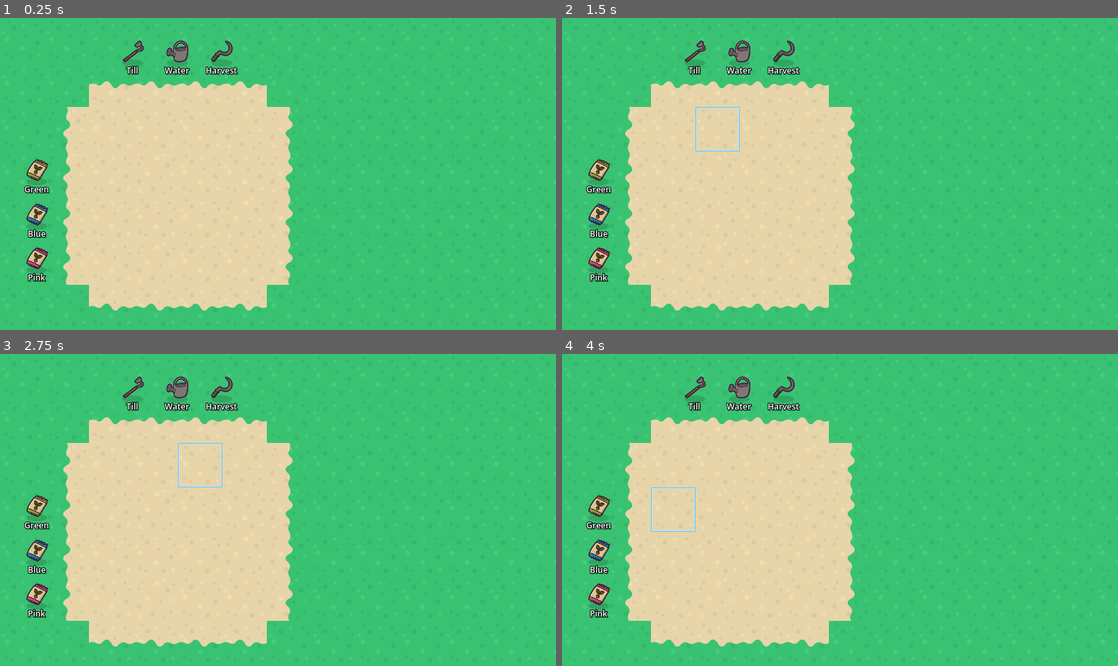
Above: before the commit, frames 1-4 (two rows, left to right).
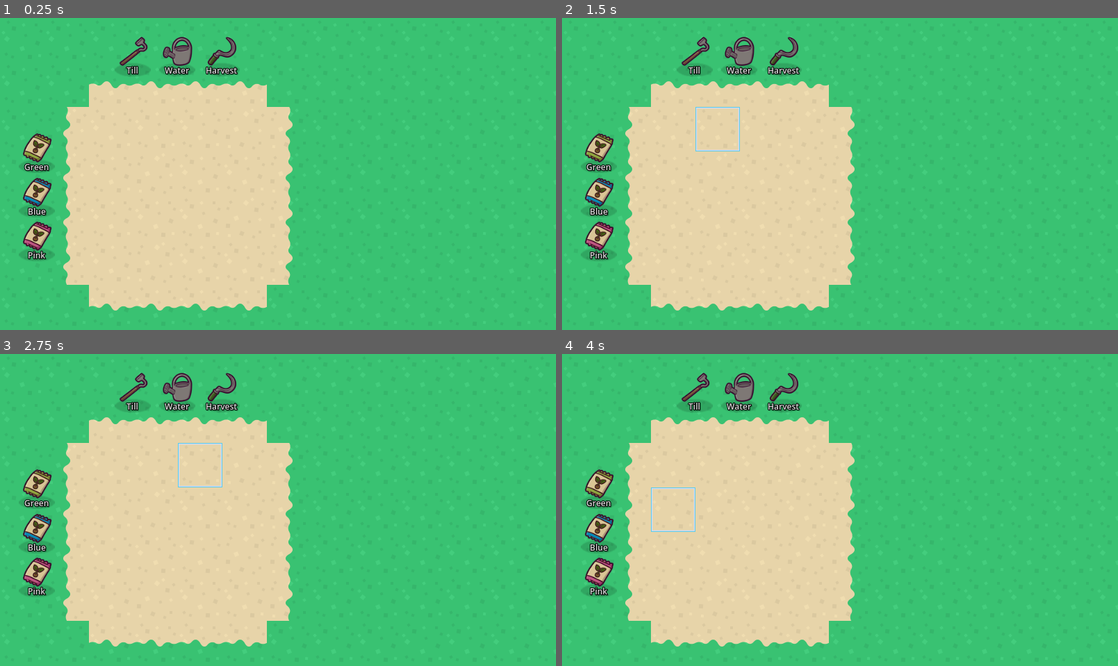
Above: after the commit, the same moments.

Repository: KurzweilTV/godotwild79
Game: Godot game, scene res://gameboard/Main.tscn
Same seed, same stepped clock (60 frames per second), same inputs: the game is played once before the commit and once after it.
Inputs (mouse positions are in pixels of both pictures, inside the frame that each line leads up to):
- Up to frame 1 (0.25 s): no input
- Up to frame 2 (1.5 s): tap Enter at 0.5 s; move the mouse to (673, 130) at 0.52 s; click (673, 130) at 0.67 s; tap Space at 1.25 s; move the mouse to (717, 130) at 1.27 s; click (717, 130) at 1.42 s
- Up to frame 3 (2.75 s): tap Enter at 2 s; move the mouse to (200, 466) at 2.02 s; click (200, 466) at 2.17 s
- Up to frame 4 (4 s): tap Space at 2.75 s; move the mouse to (806, 466) at 2.77 s; click (806, 466) at 2.92 s; tap Enter at 3.5 s; move the mouse to (673, 510) at 3.52 s; click (673, 510) at 3.67 s

The runs differ from the first frame. In frame 1, 2.7% of the frame differs, in the area x 3-44%, y 6-85%; in frame 2, 2.7%; in frame 3, 2.7%; in frame 4, 2.7%.

Commit message:
cleanup of icons and code

Diff:
--- a/gameboard/Main.tscn
+++ b/gameboard/Main.tscn
@@ -69,6 +69,7 @@
 sources/7 = SubResource("TileSetAtlasSource_7624x")
 
 [node name="Main" type="Node2D"]
+texture_filter = 2
 
 [node name="Gameboard" type="TileMapLayer" parent="."]
 tile_map_data = PackedByteArray("AAAAAAAAAAAAAAAAAAABAAAAAAAAAAAAAAACAAAAAAAAAAAAAAADAAAAAAAAAAAAAAAEAAAAAAAAAAAAAAAFAA …(1584 unchanged characters)…
@@ -145,19 +146,19 @@
 icon = ExtResource("14_jcyhx")
 
 [node name="SeedPlot1" parent="Tools" instance=ExtResource("10_1m0n5")]
-position = Vector2(53, 224)
+position = Vector2(53, 192)
 tool_name = "Seeds"
 tool_function = "Green"
 icon = ExtResource("14_hhj1e")
 
 [node name="SeedPlot2" parent="Tools" instance=ExtResource("10_1m0n5")]
-position = Vector2(53, 288)
+position = Vector2(53, 256)
 tool_name = "Seed"
 tool_function = "Blue"
 icon = ExtResource("15_hhj1e")
 
 [node name="SeedPlot3" parent="Tools" instance=ExtResource("10_1m0n5")]
-position = Vector2(53, 351)
+position = Vector2(53, 319)
 tool_name = "Seed"
 tool_function = "Pink"
 icon = ExtResource("16_jcyhx")
--- a/gameboard/scenes/GrowPlot.tscn
+++ b/gameboard/scenes/GrowPlot.tscn
@@ -8,6 +8,7 @@
 size = Vector2(58, 58)
 
 [node name="GrowPlot" type="Area2D"]
+texture_filter = 2
 script = ExtResource("1_nh3nx")
 
 [node name="Highlight" type="Sprite2D" parent="."]
--- a/gameboard/scenes/ToolPlot.tscn
+++ b/gameboard/scenes/ToolPlot.tscn
@@ -16,13 +16,14 @@
 shadow_color = Color(0, 0, 0, 0.266667)
 
 [node name="ToolPlot" type="Area2D"]
+texture_filter = 2
 script = ExtResource("1_i0gku")
 
 [node name="ToolIcon" type="Sprite2D" parent="."]
 z_index = 5
 z_as_relative = false
 position = Vector2(0, -5)
-scale = Vector2(0.6, 0.6)
+scale = Vector2(0.8, 0.8)
 texture = ExtResource("2_0yqva")
 
 [node name="Shadow" type="Sprite2D" parent="ToolIcon"]
@@ -30,7 +31,6 @@
 z_index = 1
 z_as_relative = false
 position = Vector2(0, 13.3333)
-scale = Vector2(0.78125, 0.729167)
 texture = ExtResource("3_dam0o")
 
 [node name="Highlight" type="Sprite2D" parent="."]
--- a/gameboard/scenes/tool_plot.gd
+++ b/gameboard/scenes/tool_plot.gd
@@ -1,6 +1,5 @@
 class_name ToolPlot
 extends Plot
-
 
 @export var tool_name : String
 @export var tool_function : String
Binary file changed: tools/art/Hoe.png
